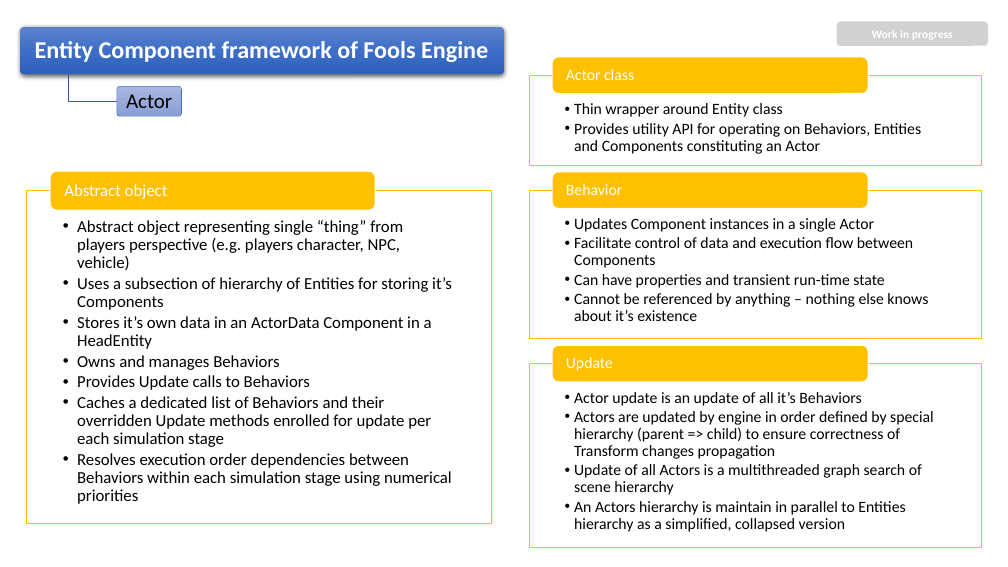
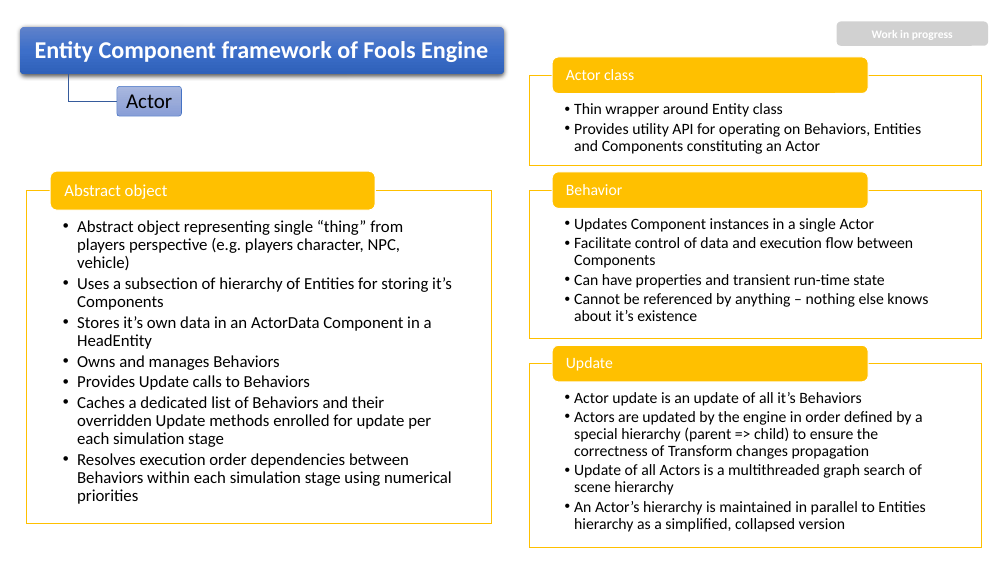
Before and after one commit to pawel-kaleta/FoolsEngine, a slide deck: slide 18 of Documentation/Entity Component Framework.pptx. Drawn at 1008x567 pixels with LibreOffice and Linux fonts; fonts in the diff are those of the drawing. Boxes give left, top, right and bottom in pixels: in the first picture for what was removed or moved away, otherwise in the second. Text is boxed around its words. In the diff, an @@ line names an element or a change of style, - is before the commit and + after.

```diff
--- a/Documentation/Entity Component Framework.pptx
+++ b/Documentation/Entity Component Framework.pptx
@@ text at [574,411,923,459]: text changed @@
-  • Actors are updated by engine in order defined by special hierarchy (parent => child) to ensure correctness of Transform changes propagation
+  • Actors are updated by the engine in order defined by a special hierarchy (parent => child) to ensure the correctness of Transform changes propagation
@@ text at [574,501,925,532]: text changed @@
-  • An Actors hierarchy is maintain in parallel to Entities hierarchy as a simplified, collapsed version
+  • An Actor’s hierarchy is maintained in parallel to Entities hierarchy as a simplified, collapsed version
```
Also in this commit, not shown: 6 other slides changed, 49 other files.
